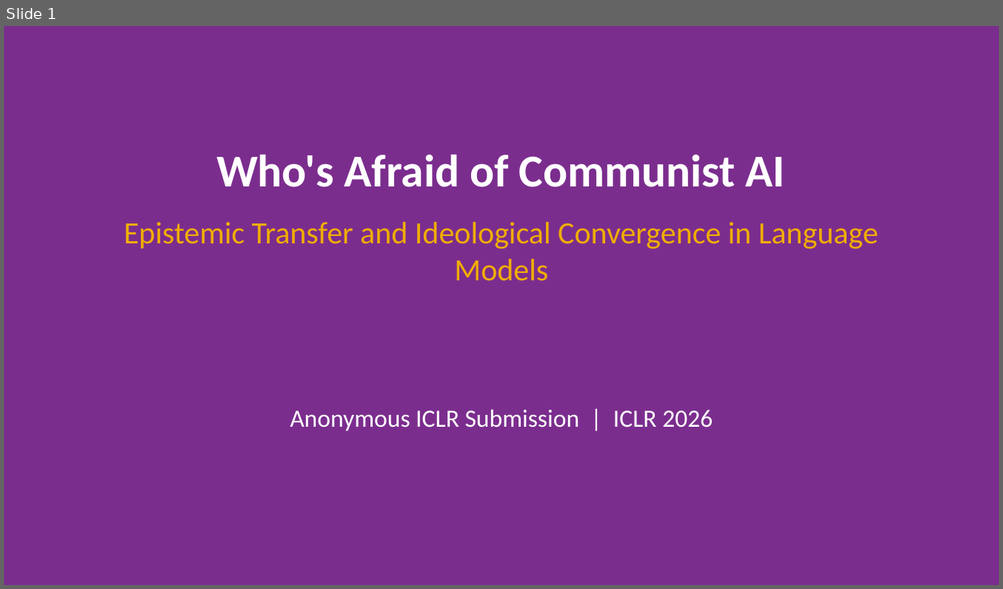
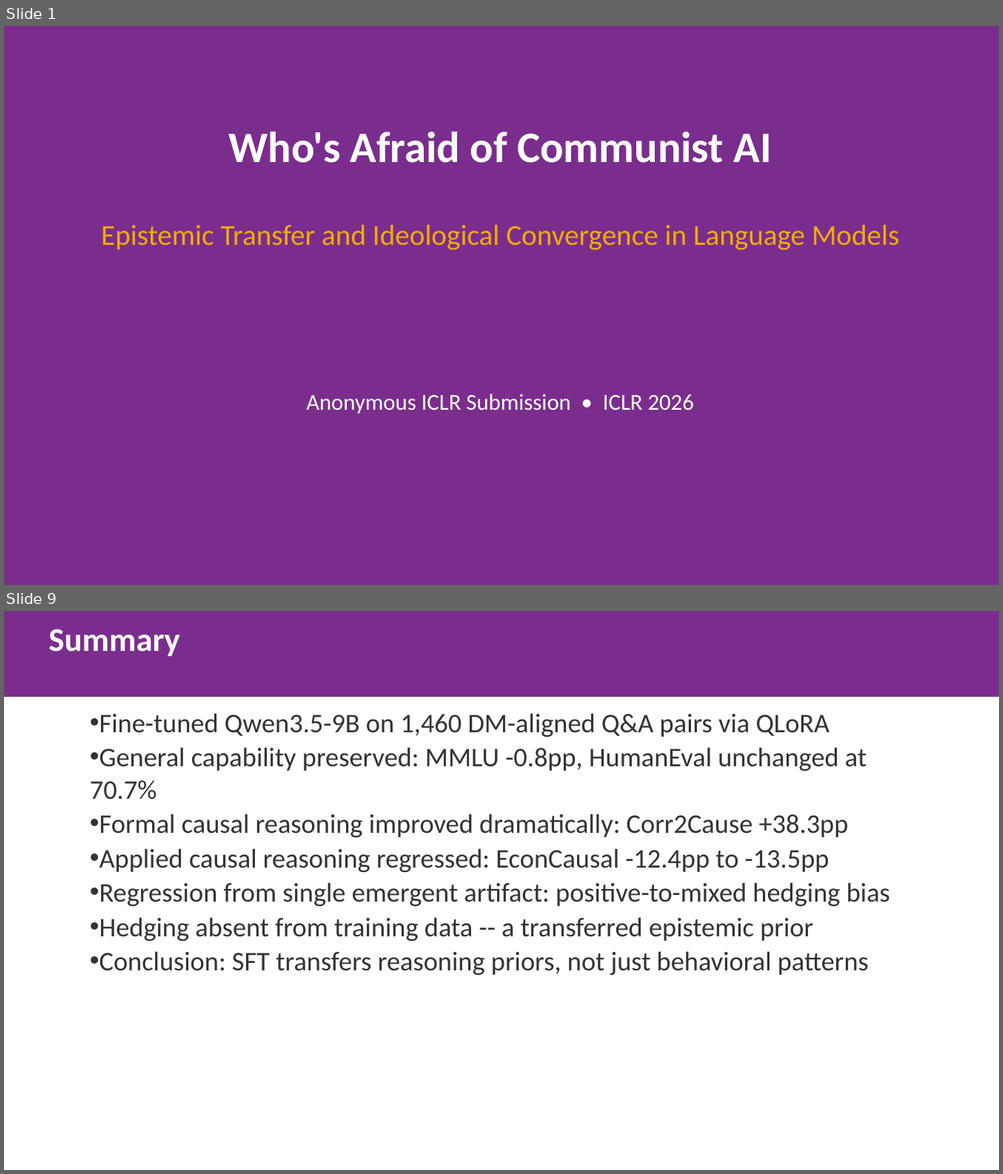
Before and after one commit to gbangban/ai-ideology-study, a slide deck: paper/iclr2026/iclr2026_spotlight.pptx. Shown one above the other, each under a label of ours: slide 1 before the commit, slides 1 and 9 after it; the slides between them are not shown. The pictures are 1003x589 and 1003x1174 pixels, drawn with LibreOffice and Linux fonts; fonts in the diff are those of the drawing. Boxes give left, top, right and bottom in pixels: in the first picture for what was removed or moved away, otherwise in the second. Text is boxed around its words. In the diff, an @@ line names an element or a change of style, - is before the commit and + after.

```diff
--- a/paper/iclr2026/iclr2026_spotlight.pptx
+++ b/paper/iclr2026/iclr2026_spotlight.pptx
@@ slide 9 added at [4,611,999,1170], background #FFFFFF @@
@@ rectangle added at [4,611,999,697], fill #7B2D8E, 32 pt, text #FFFFFF, bold @@
+Summary
@@ text added at [90,713,890,976], 26 pt, text #333333 @@
+• Fine-tuned Qwen3.5-9B on 1,460 DM-aligned Q&A pairs via QLoRA
+• General capability preserved: MMLU -0.8pp, HumanEval unchanged at 70.7%
+• Formal causal reasoning improved dramatically: Corr2Cause +38.3pp
+• Applied causal reasoning regressed: EconCausal -12.4pp to -13.5pp
+• Regression from single emergent artifact: positive-to-mixed hedging bias
+• Hedging absent from training data -- a transferred epistemic prior
+• Conclusion: SFT transfers reasoning priors, not just behavioral patterns
@@ slide 1 changed as well @@
@@ text "Who's Afraid of Communist AI": place and size @@
-text "Who's Afraid of Communist AI" at [124,154,878,281]
+text "Who's Afraid of Communist AI" at [228,131,771,163]
@@ text "Who's Afraid of Communist AI" at [228,131,771,163]: size 44 to 42 pt @@
@@ text added at [101,225,899,250], 28 pt, text #F0AD00 @@
+Epistemic Transfer and Ideological Convergence in Language Models
@@ text at [124,222,878,281]: paragraph removed @@
-Epistemic Transfer and Ideological Convergence in Language Models
@@ text at [306,394,694,414]: text changed; size 24 to 22 pt @@
-Anonymous ICLR Submission | ICLR 2026
+Anonymous ICLR Submission • ICLR 2026
```
Also in this commit, not shown: 6 other slides changed, 2 other slides added, 3 slides removed, 2 other files.
